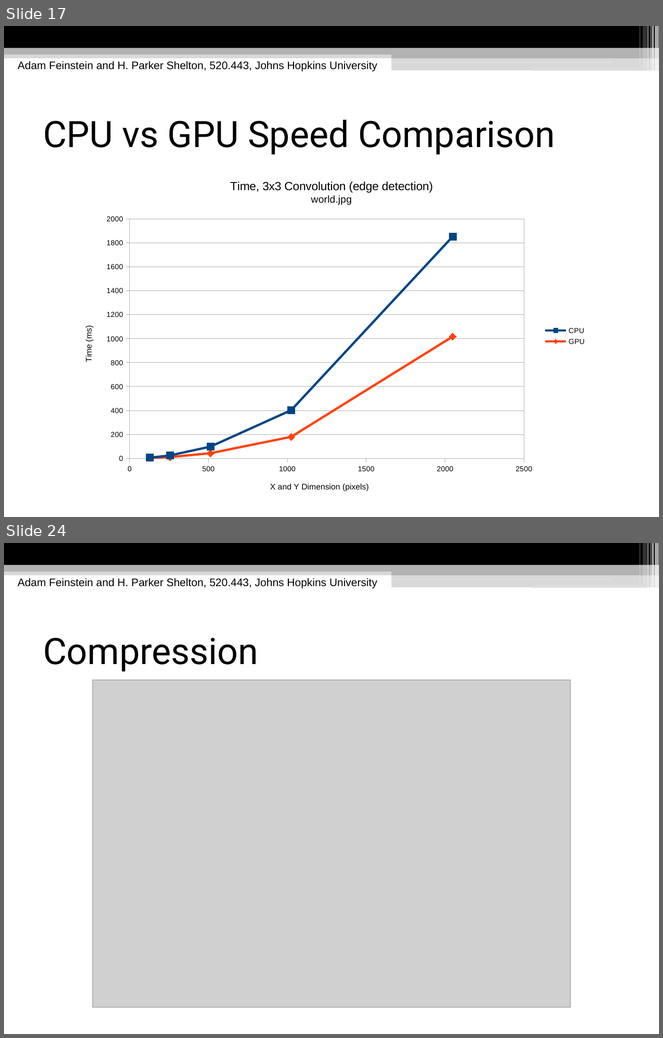
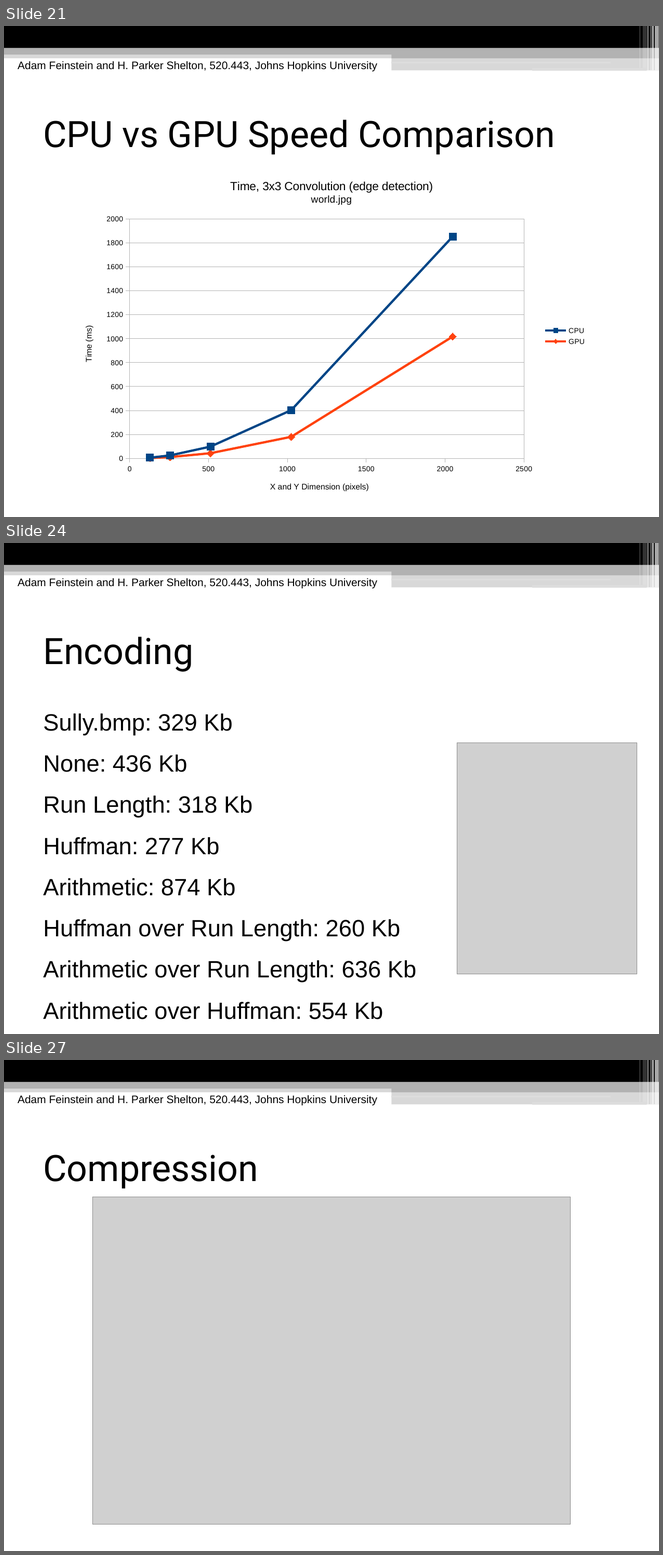
Before and after one commit to hpshelton/multimedia, a slide deck: docs/Multimedia Presentation.odp. Shown one above the other, each under a label of ours: slides 17 and 24 before the commit, slides 21, 24 and 27 after it; the slides between them are not shown. The pictures are 663x1038 and 663x1555 pixels, drawn with LibreOffice and Linux fonts; fonts in the diff are those of the drawing; grey boxes stand for pictures. Boxes give left, top, right and bottom in pixels: in the first picture for what was removed or moved away, otherwise in the second. Text is boxed around its words. In the diff, an @@ line names an element or a change of style, - is before the commit and + after.

```diff
--- a/docs/Multimedia Presentation.odp
+++ b/docs/Multimedia Presentation.odp
@@ slide 24 added at (4,543,659,1034), background #FFFFFF; not listed: 13 template elements that a slide beside it also shows @@
@@ text added at (18,578,377,589), 12 pt, text #000000 @@
+Adam Feinstein and H. Parker Shelton, 520.443, Johns Hopkins University
@@ title added at (43,637,193,672), 40 pt, text #000000 @@
+Encoding
@@ text added at (43,714,416,1020), 25.9 pt, text #000000 @@
+Sully.bmp: 329 Kb
+None: 436 Kb
+Run Length: 318 Kb
+Huffman: 277 Kb
+Arithmetic: 874 Kb
+Huffman over Run Length: 260 Kb
+Arithmetic over Run Length: 636 Kb
+Arithmetic over Huffman: 554 Kb
+Arithmetic over Huffman over Run Length: 528 Kb
@@ picture added at (457,743,637,974) @@
@@ what was slide 17 is now slide 21 @@
@@ what was slide 24 is now slide 27 @@
```
Also in this commit, not shown: 18 slides changed, 5 other slides added, 1 other file.
